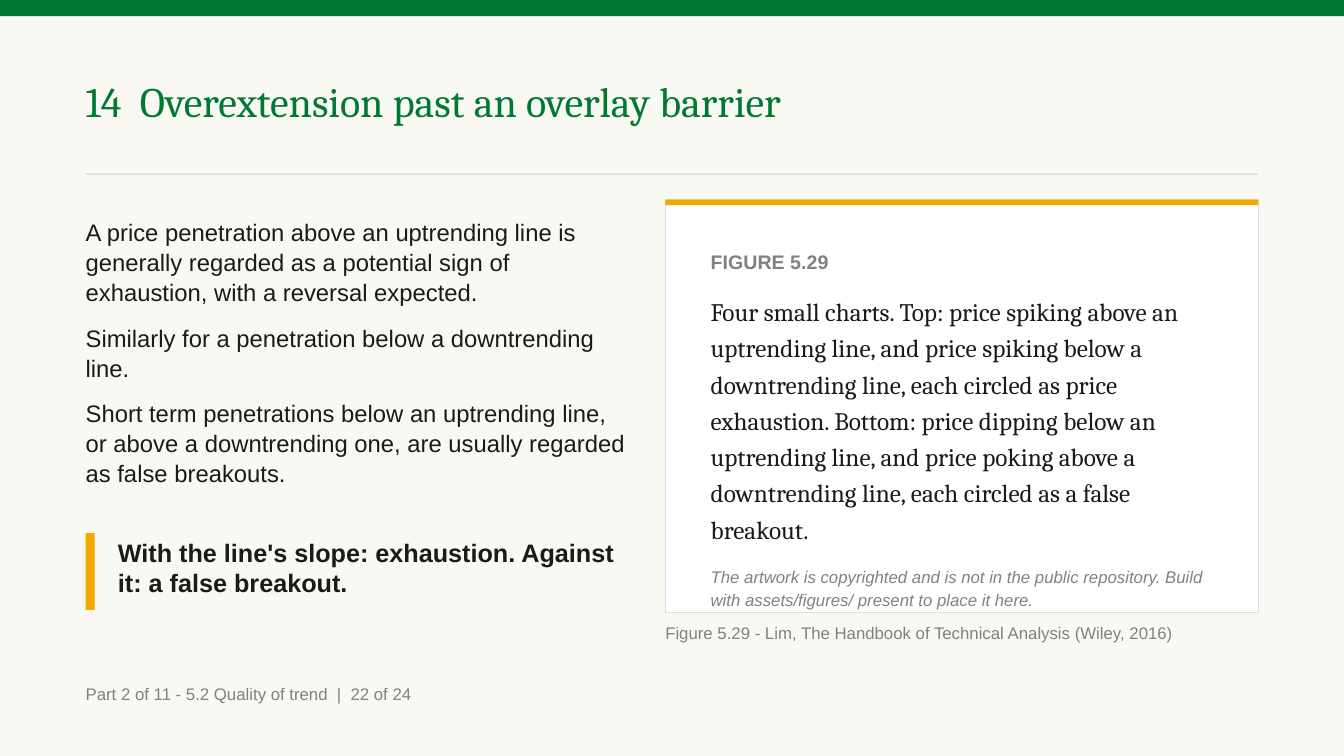
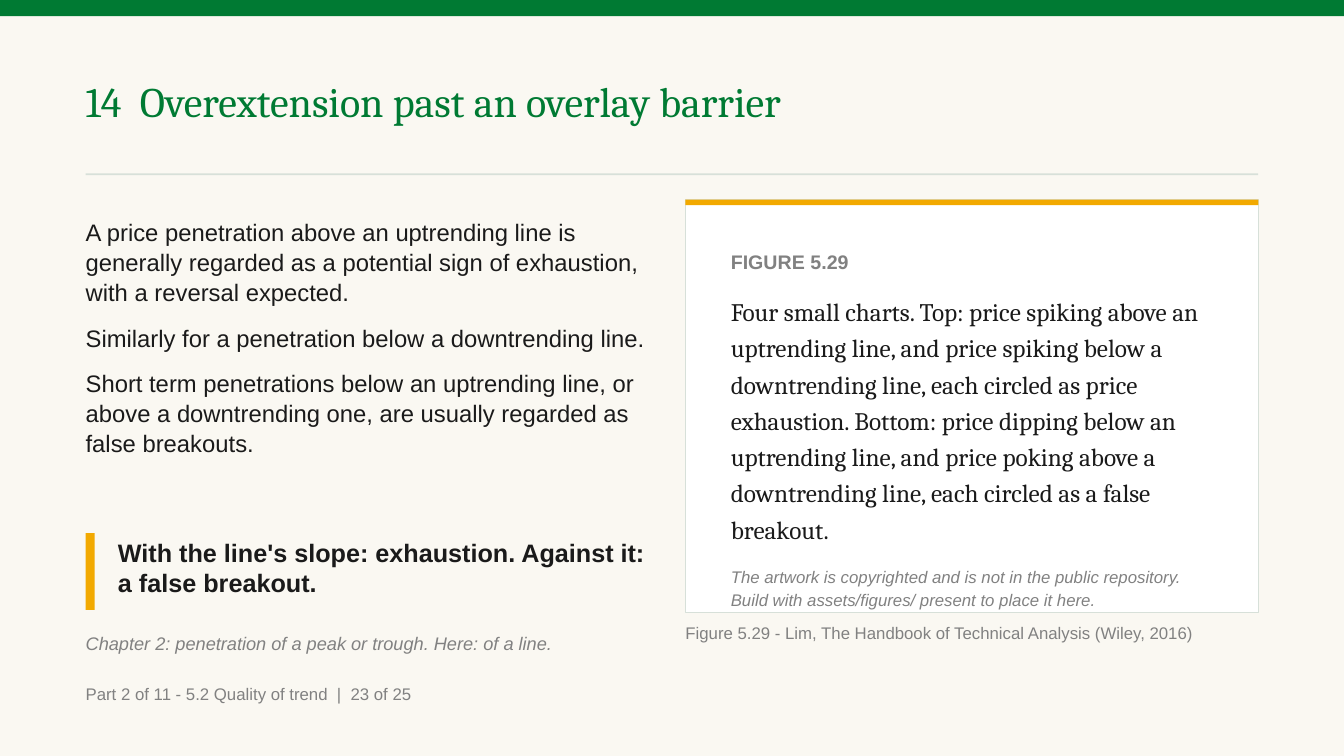
Before and after one commit to benjiesotelo-sudo/Telos_FIN1209, a slide deck: slide 60 of chapter-05/FIN1209-Chapter-05.pptx (slide 54 before the commit). Drawn at 1344x756 pixels with LibreOffice and Linux fonts; fonts in the diff are those of the drawing. Boxes give left, top, right and bottom in pixels: in the first picture for what was removed or moved away, otherwise in the second. Text is boxed around its words. In the diff, an @@ line names an element or a change of style, - is before the commit and + after.

Commit message:
Recall breakout by chapter before Chapter 5 widens it
The instructor read the breakout slide in 5.1 as contradicting Chapters 2
and 4, which had used the word only of price leaving a range. No chapter and
not the book ever defines it. Four slides now stand where one did: the
recall, by chapter, on Chapter 4's own PHP 40 to PHP 44 range; what Chapter
5 adds, a breakout through any level; the book's Figure 5.8; and the three
levels on price bars, with the stretch under the top read as a consolidation
at a higher degree. The slide says that join is ours.

Every term Chapters 1 to 4 mark, and every word they taught by use, was then
checked against this deck. Each recall names its chapter on the slide and no
longer only in the cue, because the deck is studied from a PDF with no cues.
Convergence, penetration, the consolidation phase and the filters say how
this chapter's use differs. chapter-05/README.md has the table and
TEMPLATE.md the rule.

Figures 5.7 and 5.9 get a companion chart on price bars, and the bar
stochastic gets a measured bar so Figure 5.18 can sit beside the
characteristic it draws. Six charts, AD to AI, on existing chartkit forms,
so no earlier chapter is rebuilt. The deck is 147 slides and 260 minutes at
the calibrated rate, and no pair slide is set below 17 point.

```diff
--- a/chapter-05/FIN1209-Chapter-05.pptx
+++ b/chapter-05/FIN1209-Chapter-05.pptx
@@ rectangle: place and size @@
-rectangle at [665, 200, 1258, 613]
+rectangle at [686, 200, 1258, 613]
@@ rectangle: place and size @@
-rectangle at [665, 200, 1258, 206]
+rectangle at [686, 200, 1258, 206]
@@ text "A price penetration above an ..." rewrapped from [86, 223, 624, 483] to [86, 223, 645, 453] @@
@@ text "FIGURE 5.29" rewrapped from [711, 255, 1202, 610] to [731, 255, 1198, 610] @@
@@ text "With the line's slope: exhaustion. ..." rewrapped from [118, 543, 613, 593] to [118, 543, 645, 593] @@
@@ text "Figure 5.29 - Lim, The ...": place and size @@
-text "Figure 5.29 - Lim, The ..." at [665, 627, 1172, 643]
+text "Figure 5.29 - Lim, The ..." at [685, 627, 1193, 643]
@@ text added at [86, 637, 552, 654], 13 pt, text #818181, italic @@
+Chapter 2: penetration of a peak or trough. Here: of a line.
@@ text at [86, 688, 412, 704]: text changed @@
-Part 2 of 11 - 5.2 Quality of trend | 22 of 24
+Part 2 of 11 - 5.2 Quality of trend | 23 of 25
```
Also in this commit, not shown: 54 other slides changed, 6 slides added, 6 other files.
